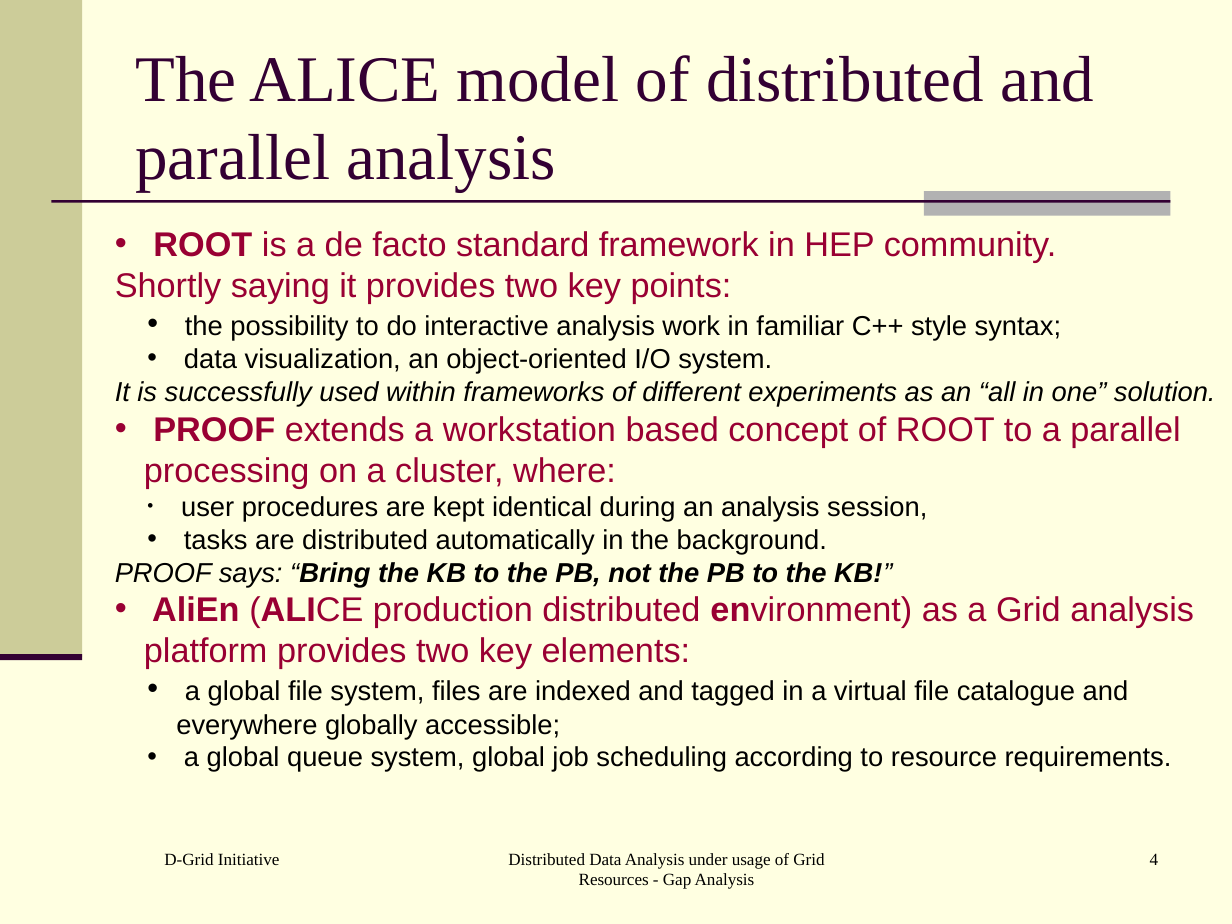
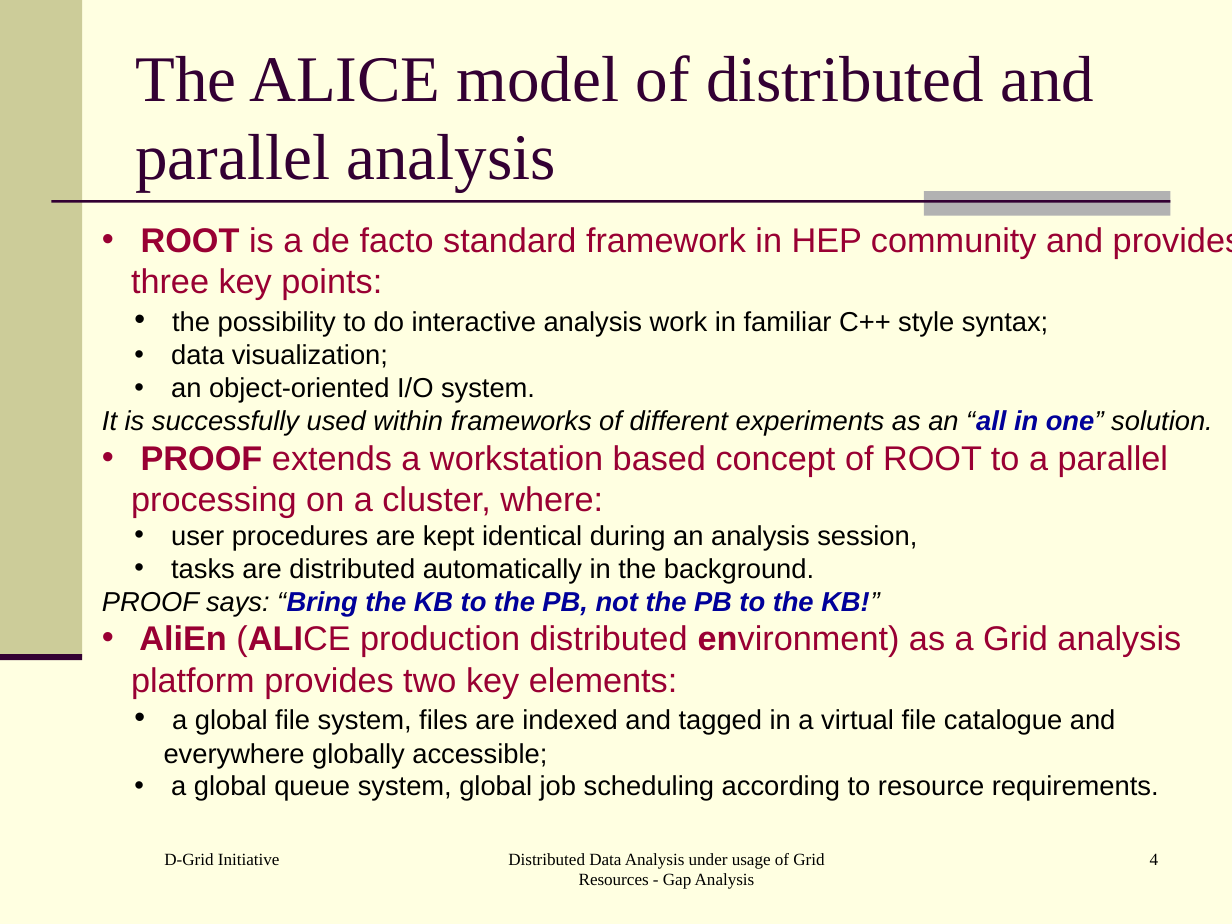
Before and after one commit to AnarManafov/PoDDocumentation, a slide deck: slide 4 of HEPCG-Workshops/2006-Nov/HEPCG-Workshops-2006-Nov.ppt. Drawn at 1232x924 pixels with LibreOffice and Linux fonts; fonts in the diff are those of the drawing. Boxes give left, top, right and bottom in pixels: in the first picture for what was removed or moved away, otherwise in the second. Text is boxed around its words. In the diff, an @@ line names an element or a change of style, - is before the commit and + after.

```diff
--- a/HEPCG-Workshops/2006-Nov/HEPCG-Workshops-2006-Nov.ppt
+++ b/HEPCG-Workshops/2006-Nov/HEPCG-Workshops-2006-Nov.ppt
@@ text "ROOT is a de facto ...": place and size @@
-text "ROOT is a de facto ..." at bbox=[115, 231, 1216, 772]
+text "ROOT is a de facto ..." at bbox=[102, 227, 1232, 801]
@@ text at bbox=[131, 227, 1232, 300]: text changed @@
-• ROOT is a de facto standard framework in HEP community.
-Shortly saying it provides two key points:
+• ROOT is a de facto standard framework in HEP community and provides three key points:
@@ text at bbox=[171, 344, 535, 403]: text changed @@
-  • data visualization, an object-oriented I/O system.
+  • data visualization;
+  • an object-oriented I/O system.
@@ text at bbox=[102, 410, 1213, 616]: text colour #000000 to #000099 in "“all in one”", "“Bring the KB to the PB, not ..."; bold on in "“all in one”" @@
```
Also in this commit, not shown: 10 other slides changed, 2 slides added.
